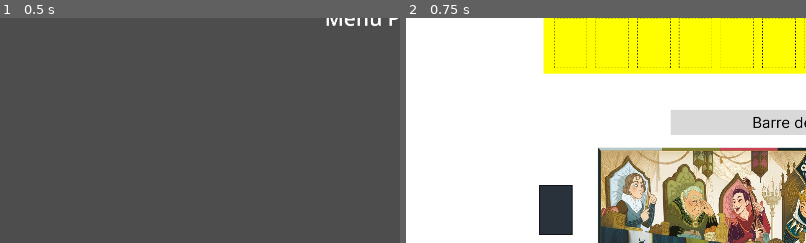
Above: before the commit, frames 1-2 (left to right).
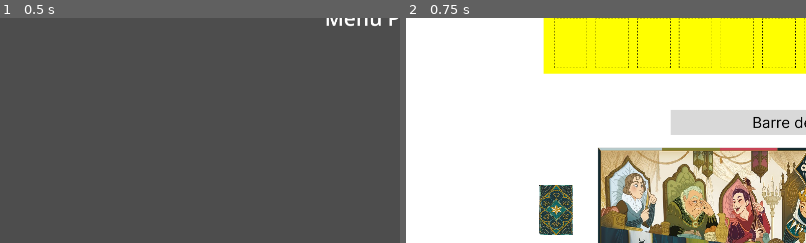
Above: after the commit, the same moments.

Repository: iBeako/Courtisan
Game: Godot game, scene res://Scene/menu_principal.tscn
Same seed, same stepped clock (60 frames per second), same inputs: the game is played once before the commit and once after it.
Inputs:
- Up to frame 1 (0.5 s): no input
- Up to frame 2 (0.75 s): click "Start" at 0.5 s
The pictures show only the part of the screen within x 0-50%, y 7-57%; the shares and areas given below are measured in that part.

Frame 1 is identical in both runs. In frame 2, 1.2% of the frame differs, in the area x 33-42%, y 74-97%.

Commit message:
Carte cropped via un script python

Diff:
--- a/client/Scene/main.tscn
+++ b/client/Scene/main.tscn
@@ -5,10 +5,10 @@
 [ext_resource type="Script" path="res://Script/card_manager.gd" id="2_rmro5"]
 [ext_resource type="Script" path="res://Script/player_hand.gd" id="5_e645g"]
 [ext_resource type="Script" path="res://Script/deck.gd" id="6_6k3ci"]
-[ext_resource type="Texture2D" uid="uid://fcet1dxa144u" path="res://Assets/Deck.png" id="6_a45a8"]
 [ext_resource type="PackedScene" uid="uid://dam3quia7fus1" path="res://Scene/play_zone.tscn" id="8_0gqd0"]
 [ext_resource type="Texture2D" uid="uid://cmrdrrth5bhfq" path="res://Assets/jeudice-catch-up-games-courtisans_plateau-1.jpg" id="8_ffjsa"]
 [ext_resource type="Script" path="res://Script/input_manager.gd" id="9_327nj"]
+[ext_resource type="Texture2D" uid="uid://dc7jese687boj" path="res://Assets/dos_carte.jpg" id="9_sil62"]
 [ext_resource type="PackedScene" uid="uid://dpfp7ed8iupiu" path="res://Scene/play_zone_board.tscn" id="10_gln5c"]
 [ext_resource type="Script" path="res://Scene/message_manager.gd" id="11_oehsl"]
 
@@ -57,9 +57,10 @@
 script = ExtResource("6_6k3ci")
 
 [node name="Sprite2D" type="Sprite2D" parent="Deck"]
-position = Vector2(360, 540)
-scale = Vector2(0.444444, 0.45283)
-texture = ExtResource("6_a45a8")
+position = Vector2(360.063, 539.773)
+rotation = 1.5708
+scale = Vector2(0.0900154, 0.113236)
+texture = ExtResource("9_sil62")
 
 [node name="Area2D" type="Area2D" parent="Deck"]
 position = Vector2(141, 181)
Binary file added: client/Assets/carpes/blue_normal_carte.jpg
Not shown, added: client/Assets/carpes/blue_normal_carte.jpg.import
Binary file added: client/Assets/cerfs/cropped_card_1.png
Not shown, added: client/Assets/cerfs/cropped_card_1.png.import
Binary file added: client/Assets/cerfs/cropped_card_2.png
Not shown, added: client/Assets/cerfs/cropped_card_2.png.import
Binary file added: client/Assets/cerfs/cropped_card_3.png
Not shown, added: client/Assets/cerfs/cropped_card_3.png.import
Binary file added: client/Assets/cerfs/cropped_card_4.png
Not shown, added: client/Assets/cerfs/cropped_card_4.png.import
Not shown, added: client/Assets/cerfs/dark_green_card.jpg.import
Binary file added: client/Assets/crapauds/cropped_card_1.png
(and 44 more such lines)
